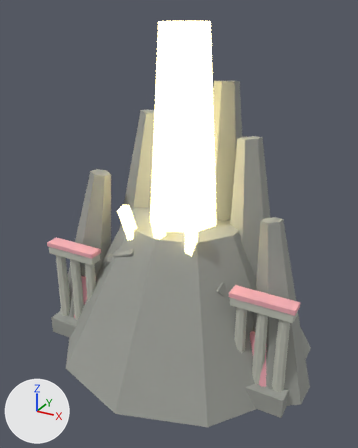
Before and after pictures for a commit that changed the FBX model assets-source/tower/ashen_f15_kit/AshenF15Kit.fbx.
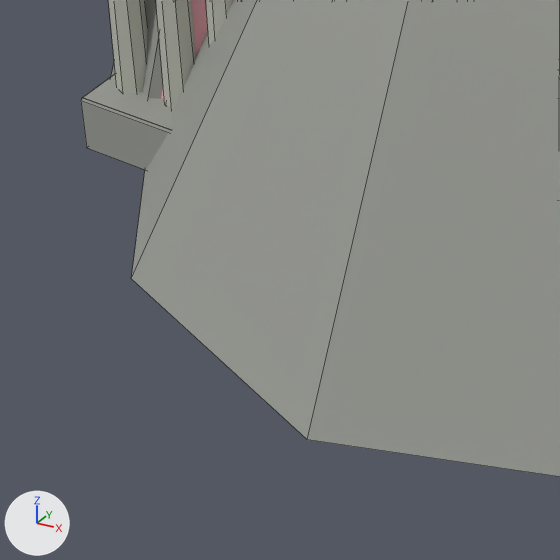
Each version is shown whole from a camera (50 mm lens) standing at (66.4, -117.9, 103.6) and looking at (0.2, 2.4, 43.5), then close up on the part from 8% to 52% of the width and 65% to 100% of the height. Every picture has the same lights, and +X, +Y and +Z are marked at lower left. The last two pictures show the newer version. The close-ups show mesh edges as thin lines. Where no turn or scale is listed for an object, it has been applied to the vertices.

In view in the first close-up: 'CinderholdVent__STONE', 'CinderholdVent__TRIM' and 1 more.
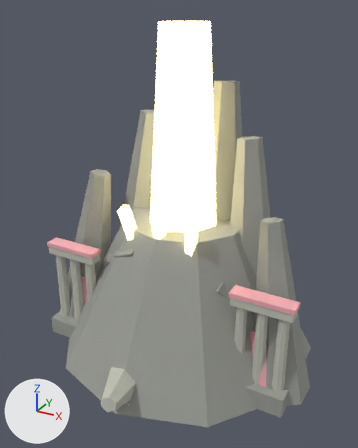
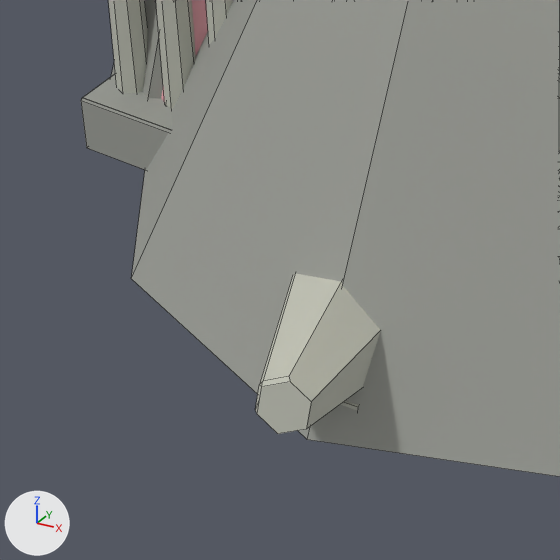
What differs and where, as boxes (x1, y1, x2, y2) in the close-ups (560 x 560 px):
```json
{"object": "CalderaDragonCorpse__TRIM", "change": "added", "after": [255, 273, 381, 434]}
```

Edits to the scene script, one JSON object a line:
```json
{"op": "add", "block": "me_calderadragoncorpse__trim", "code": ["me_calderadragoncorpse__trim = bpy.data.meshes.new('CalderaDragonCorpse__TRIM')", "me_calderadragoncorpse__trim.from_pydata(...)  # 571 vertices, 402 faces; spans x -30.5..25.6, y -39.5..28.5, z -0.8..22.2", "me_calderadragoncorpse__trim.materials.append(mat_kit_trim)  # light grey #bfc0b5"]}
{"op": "add", "block": "ob_calderadragoncorpse__trim", "code": ["ob_calderadragoncorpse__trim = bpy.data.objects.new('CalderaDragonCorpse__TRIM', me_calderadragoncorpse__trim)", "ob_calderadragoncorpse__trim.location = (0.0, 0.0, 0.0)"]}
```
